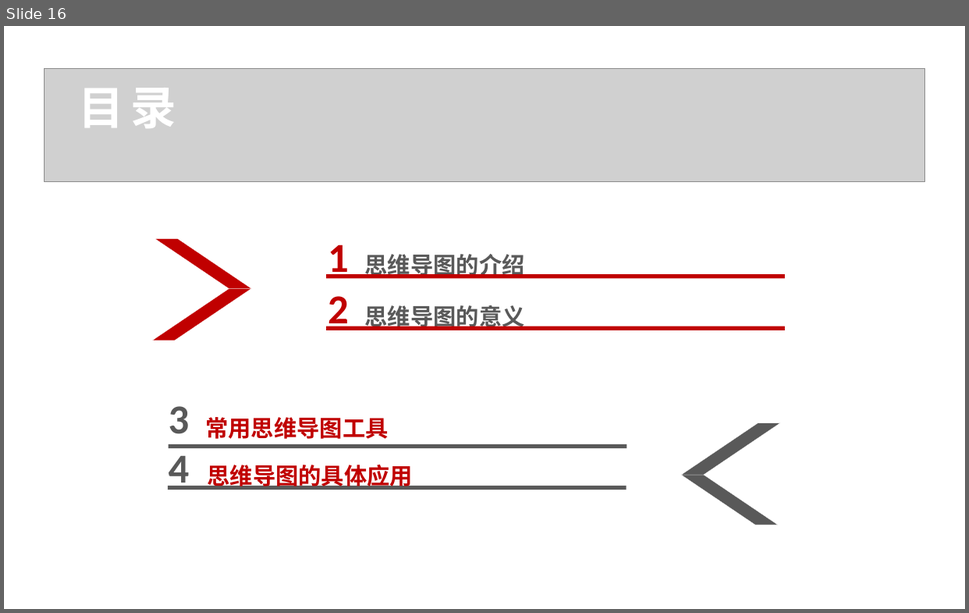
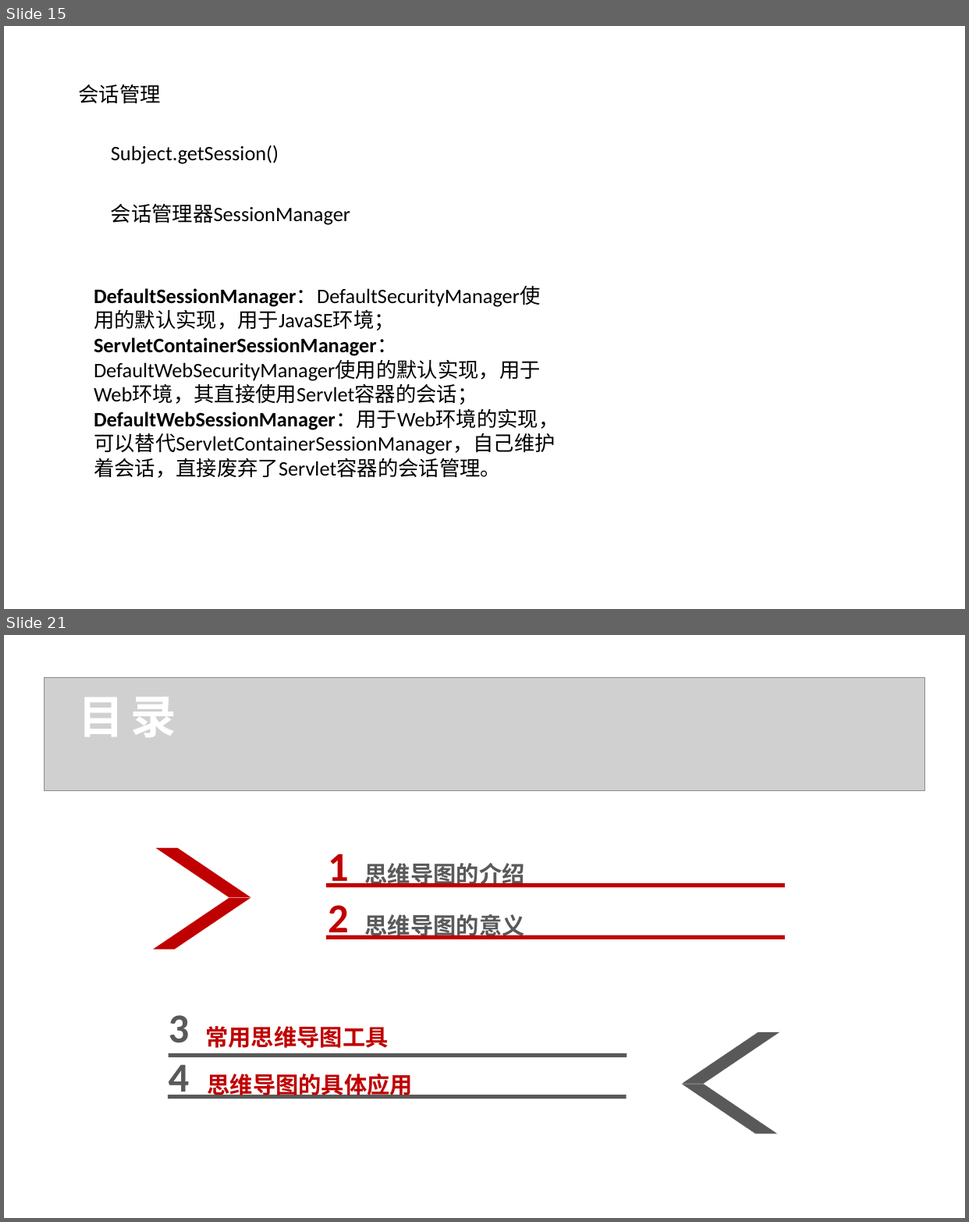
Before and after one commit to yanghaikun/shiro-in-action, a slide deck: shiro原理解析.pptx. Shown one above the other, each under a label of ours: slide 16 before the commit, slides 15 and 21 after it; the slides between them are not shown. The pictures are 969x613 and 969x1222 pixels, drawn with LibreOffice and Linux fonts; fonts in the diff are those of the drawing; grey boxes stand for pictures; background and template pictures are left out. Boxes give left, top, right and bottom in pixels: in the first picture for what was removed or moved away, otherwise in the second. Text is boxed around its words. In the diff, an @@ line names an element or a change of style, - is before the commit and + after.

```diff
--- a/shiro原理解析.pptx
+++ b/shiro原理解析.pptx
@@ slide 15 added at box(4, 26, 965, 609), background picture (left out) @@
@@ text added at box(78, 84, 160, 103), 18 pt, text #000000 @@
+会话管理
@@ text added at box(111, 145, 279, 164), 18 pt, text #000000 @@
+Subject.getSession()
@@ text added at box(111, 204, 350, 225), 18 pt, text #000000 @@
+会话管理器SessionManager
@@ text added at box(94, 286, 559, 478), 18 pt, text #000000 @@
+DefaultSessionManager：DefaultSecurityManager使用的默认实现，用于JavaSE环境；
+ServletContainerSessionManager：DefaultWebSecurityManager使用的默认实现，用于Web环境，其直接使用Servlet容器的会话；
+DefaultWebSessionManager：用于Web环境的实现，可以替代ServletContainerSessionManager，自己维护着会话，直接废弃了Servlet容器的会话管理。
@@ what was slide 16 is now slide 21 @@
```
Also in this commit, not shown: 1 slide changed, 5 other slides added, 1 slide removed.
